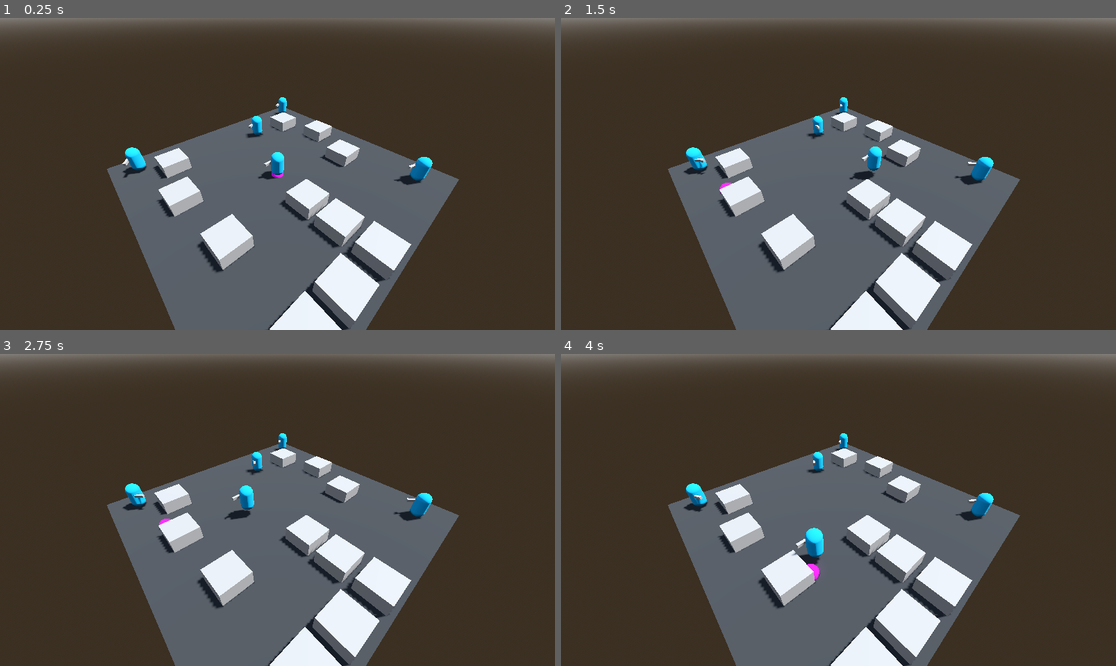
Above: before the commit, frames 1-4 (two rows, left to right).
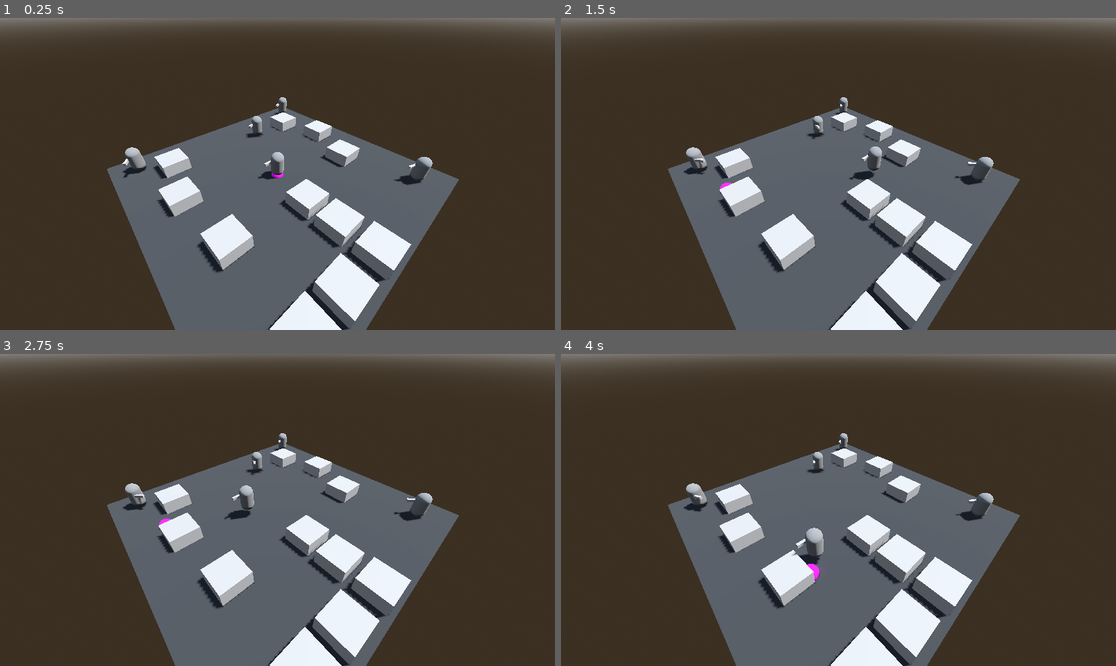
Above: after the commit, the same moments.

Repository: Nordtwig/metrotopia-combat
Game: Godot game, scene res://main.tscn
The game is run twice, just before and just after one commit, with the same random seed, the same clock (stepped at 60 frames per second) and the same inputs.
Inputs (mouse positions are in pixels of both pictures, inside the frame that each line leads up to):
- Up to frame 1 (0.25 s): no input
- Up to frame 2 (1.5 s): tap Enter (ui_accept) at 0.5, 0.77 s; move the mouse to (960, 158) at 0.52 s; hold Right mouse button (right_click) 0.53-1.28 s; move the mouse to (727, 189) at 1.27 s; right-click (727, 189) at 1.35 s
- Up to frame 3 (2.75 s): tap Enter (ui_accept) at 1.52 s; move the mouse to (333, 441) at 2.02 s; hold Right mouse button (right_click) from 2.03 s (still down)
- Up to frame 4 (4 s): move the mouse to (810, 572) at 2.77 s; release Right mouse button (right_click) at 2.78 s; right-click (810, 572) at 2.85 s; tap Enter (ui_accept) at 3.02, 3.77 s; move the mouse to (1005, 556) at 3.52 s; hold Right mouse button (right_click) from 3.53 s (still down)

The runs differ from the first frame. In frame 1, 0.7% of the frame differs, in the area x 22-78%, y 25-53%; in frame 2, 0.7%; in frame 3, 0.7%; in frame 4, 0.8%, in the area x 22-78%, y 25-66%.

Commit message:
add factions and faction materials

Diff:
--- a/actor.gd
+++ b/actor.gd
@@ -1,8 +1,17 @@
 extends CharacterBody3D
+class_name Actor
 
+
+enum FACTION  {
+	PLAYER,
+	MERC,
+	CORP,
+	GOV,
+}
 
 @export var _movement_speed: float = 4.0
 @export var _bullet_scene: PackedScene
+@export var actor_faction: FACTION
 
 var _target: Node3D = null
 
@@ -11,6 +20,9 @@
 
 func _ready() -> void:
 	Logger.log("Actor spawned")
+	# TODO Implement Faction Data Object and Materials Object
+	# %Model/MeshInstance3D.mesh.material =
+
 	nav_agent.velocity_computed.connect(_on_velocity_computed)
 
 
--- a/actor.tscn
+++ b/actor.tscn
@@ -1,14 +1,12 @@
 [gd_scene load_steps=6 format=3 uid="uid://c5kqo4s4wkjd5"]
 
 [ext_resource type="Script" path="res://actor.gd" id="1_myqgh"]
+[ext_resource type="Material" uid="uid://bc4htv7rxrpe0" path="res://faction_uniform_neutral.tres" id="2_4mfsq"]
 
 [sub_resource type="CapsuleShape3D" id="CapsuleShape3D_ydqao"]
 
-[sub_resource type="StandardMaterial3D" id="StandardMaterial3D_obr0m"]
-albedo_color = Color(3.85046e-07, 0.615915, 0.851685, 1)
-
 [sub_resource type="CapsuleMesh" id="CapsuleMesh_vlalm"]
-material = SubResource("StandardMaterial3D_obr0m")
+material = ExtResource("2_4mfsq")
 
 [sub_resource type="BoxMesh" id="BoxMesh_wsk55"]
 size = Vector3(0.2, 0.2, 1)
--- /dev/null
+++ b/faction_uniform_neutral.tres
@@ -0,0 +1,4 @@
+[gd_resource type="StandardMaterial3D" format=3 uid="uid://bc4htv7rxrpe0"]
+
+[resource]
+albedo_color = Color(0.412152, 0.412152, 0.412152, 1)
--- /dev/null
+++ b/faction_uniform_player.tres
@@ -0,0 +1,4 @@
+[gd_resource type="StandardMaterial3D" format=3 uid="uid://mxco6sm3daii"]
+
+[resource]
+albedo_color = Color(3.85046e-07, 0.615915, 0.851685, 1)
--- a/logger.gd
+++ b/logger.gd
@@ -1,6 +1,7 @@
 extends Node
 
-var mute_logs: bool = false
+
+var mute_logs: bool = true
 
 
 func log(message: String) -> void:
--- a/main.tscn
+++ b/main.tscn
@@ -69,15 +69,19 @@
 
 [node name="Actor2" parent="Actors" instance=ExtResource("1_ofkfo")]
 transform = Transform3D(1, 0, 0, 0, 1, 0, 0, 0, 1, 7.675, 0, -7.49206)
+actor_faction = 2
 
 [node name="Actor3" parent="Actors" instance=ExtResource("1_ofkfo")]
 transform = Transform3D(1, 0, 0, 0, 1, 0, 0, 0, 1, -6.20343, 0, -2.84393)
+actor_faction = 2
 
 [node name="Actor4" parent="Actors" instance=ExtResource("1_ofkfo")]
 transform = Transform3D(1, 0, 0, 0, 1, 0, 0, 0, 1, -8.06587, 0, 7.90332)
+actor_faction = 2
 
 [node name="Actor5" parent="Actors" instance=ExtResource("1_ofkfo")]
 transform = Transform3D(1, 0, 0, 0, 1, 0, 0, 0, 1, -8.3556, 0, -8.43471)
+actor_faction = 3
 
 [node name="MeshInstance3D" type="MeshInstance3D" parent="." groups=["navmesh"]]
 mesh = SubResource("PlaneMesh_5tu31")
